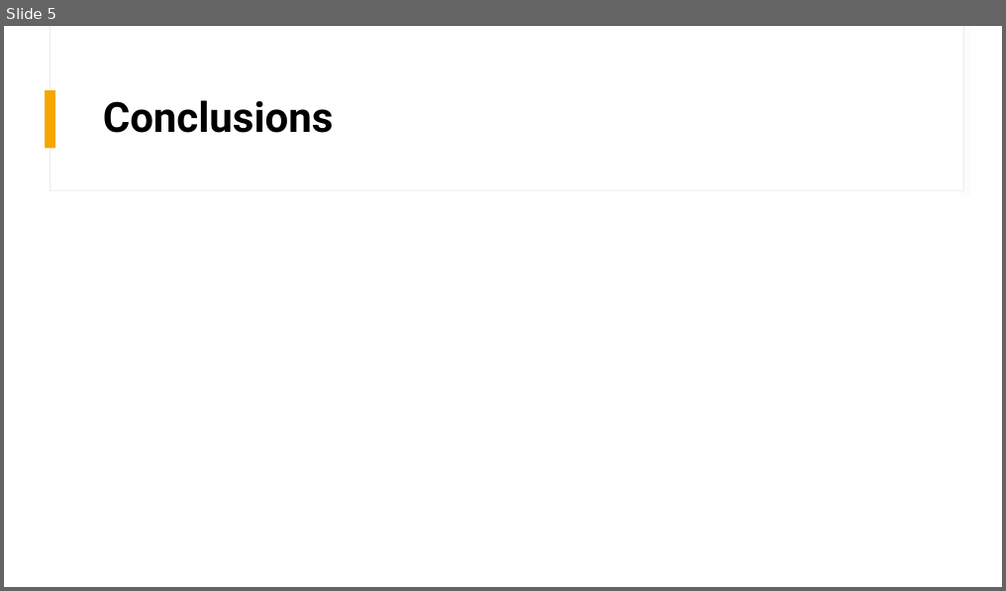
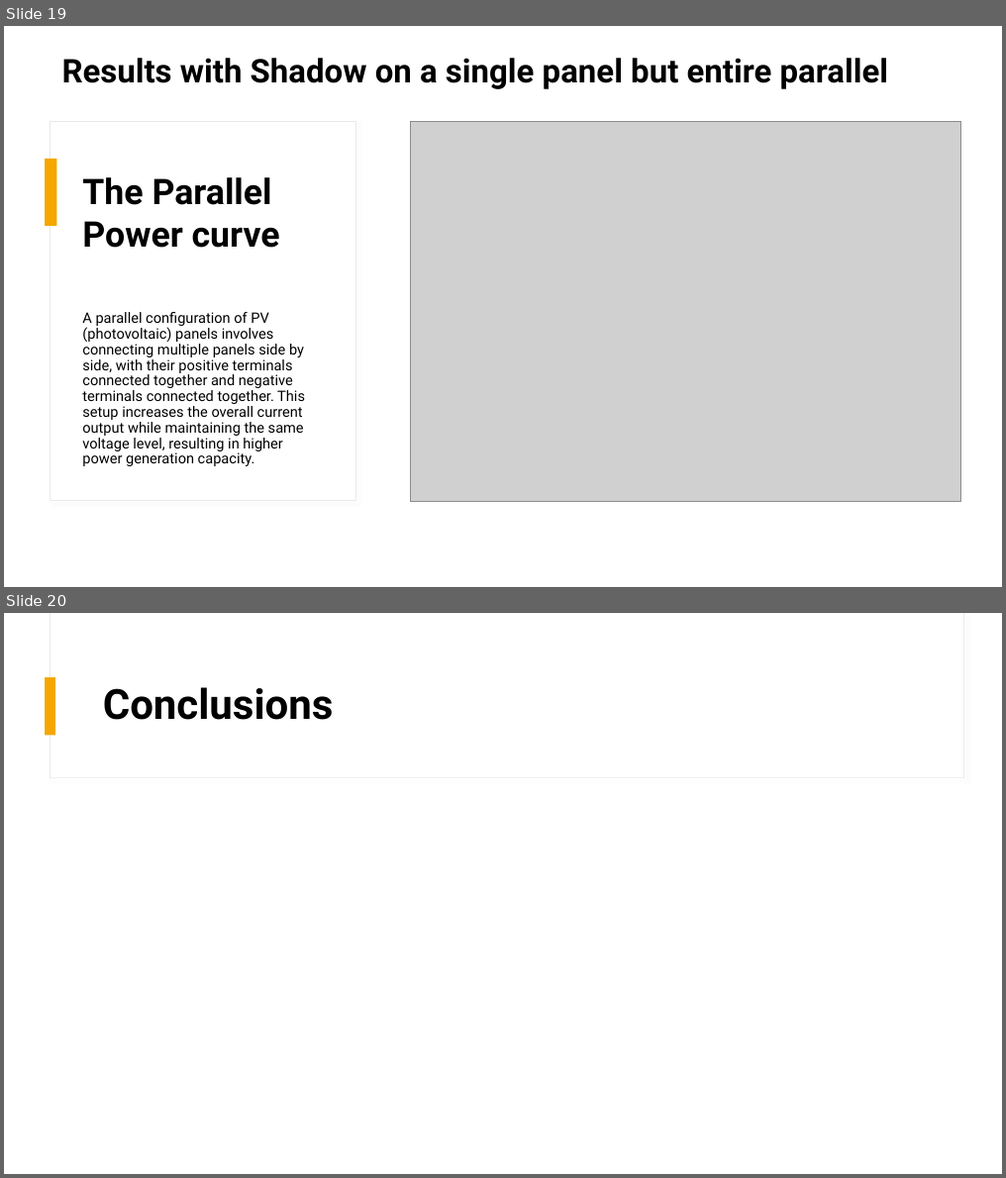
Before and after one commit to mdg217/RenewableEnergyProject, a slide deck: ProgettoRESM.pptx. Shown one above the other, each under a label of ours: slide 5 before the commit, slides 19 and 20 after it. The pictures are 1006x591 and 1006x1178 pixels, drawn with LibreOffice and Linux fonts; fonts in the diff are those of the drawing; grey boxes stand for pictures. Boxes give left, top, right and bottom in pixels: in the first picture for what was removed or moved away, otherwise in the second. Text is boxed around its words. In the diff, an @@ line names an element or a change of style, - is before the commit and + after.

Commit message:
[UPDATE] Insert some images for the presentation and corrent some lines

```diff
--- a/ProgettoRESM.pptx
+++ b/ProgettoRESM.pptx
@@ slide 19 added at [4, 26, 1002, 587], background #FFFFFF @@
@@ text added at [62, 58, 888, 89], 31.4 pt, text #000000, bold @@
+Results with Shadow on a single panel but entire parallel
@@ rectangle added at [50, 121, 355, 501], fill #FFFFFF, outline #E9E9E9 1 pt @@
@@ picture added at [411, 121, 961, 501] @@
@@ rectangle added at [46, 159, 57, 226], fill #F5A700 @@
@@ title added at [82, 177, 280, 248], 34 pt, text #000000, bold @@
+The Parallel
+Power curve
@@ text added at [82, 312, 305, 467], 13.9 pt, text #000000 @@
+A parallel configuration of PV (photovoltaic) panels involves connecting multiple panels side by side, with their positive terminals connected together and negative terminals connected together. This setup increases the overall current output while maintaining the same voltage level, resulting in higher power generation capacity.
@@ what was slide 5 is now slide 20 @@
```
Also in this commit, not shown: 16 other slides added, 2 slides removed, 9 other files.
